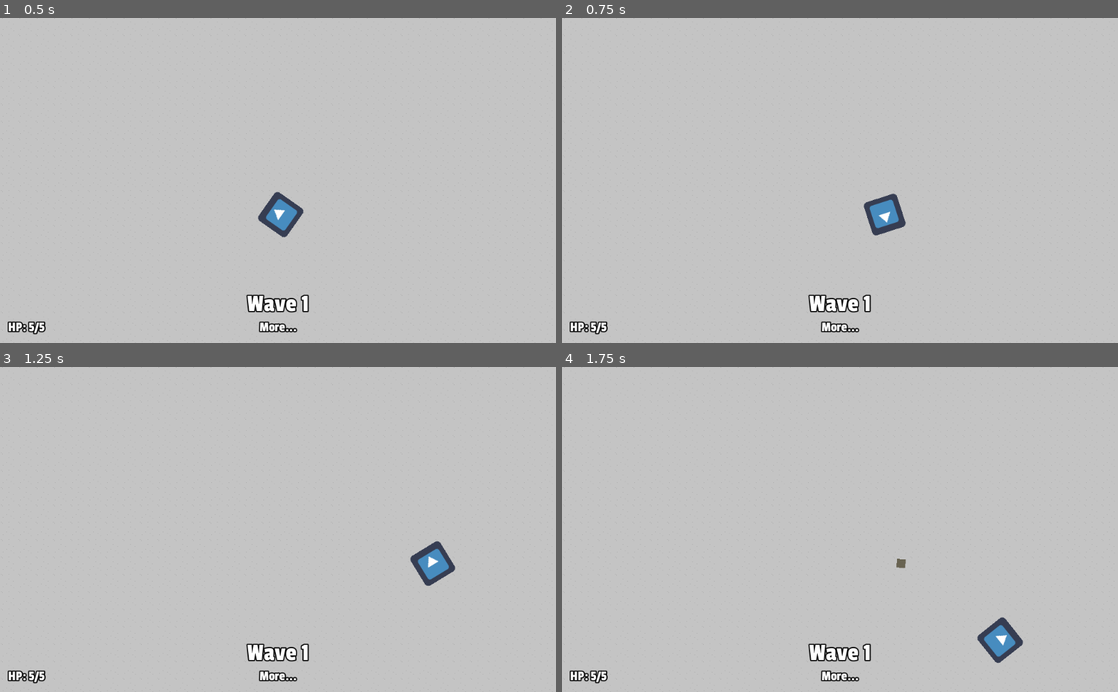
Above: before the commit, frames 1-4 (two rows, left to right).
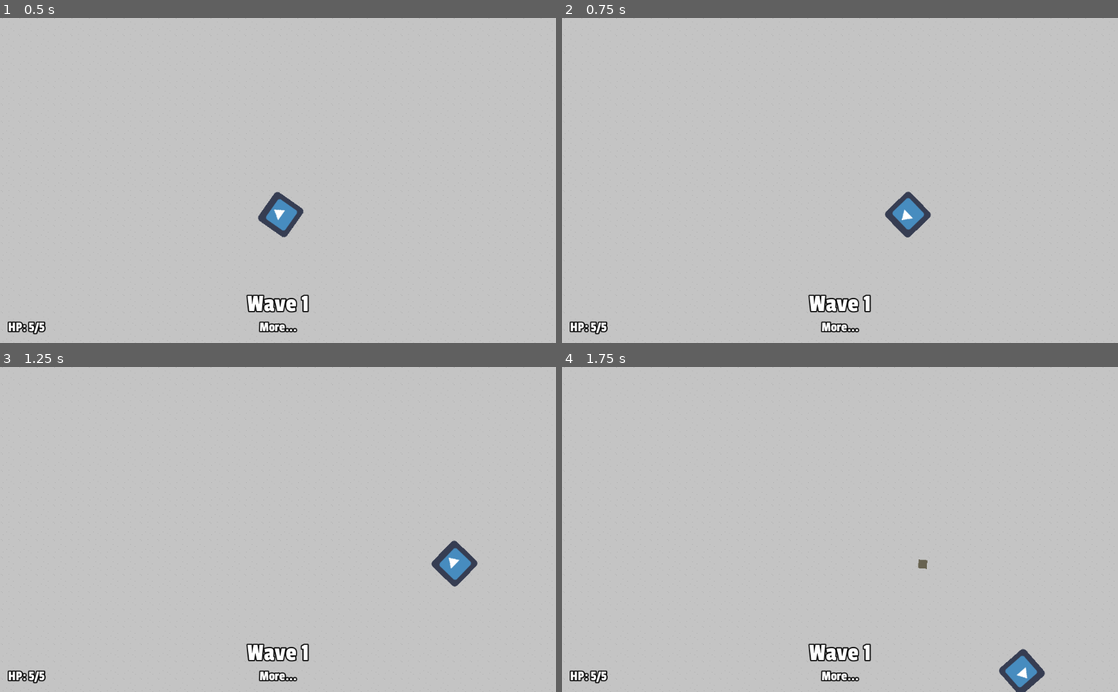
Above: after the commit, the same moments.

Repository: stuson/go-godot-4-game-jam
Game: Godot game, scene res://stages/Level.tscn
Same seed, same stepped clock (60 frames per second), same inputs: the game is played once before the commit and once after it. The engine's default icon, where the game draws it, is replaced by a stand-in: a white triangle on a blue panel in a dark square.
Inputs (mouse positions are in pixels of both pictures, inside the frame that each line leads up to):
- Up to frame 1 (0.5 s): no input
- Up to frame 2 (0.75 s): tap Enter at 0.5 s; move the mouse to (962, 164) at 0.52 s; hold D (move_right) from 0.53 s (still down); tap Space (roll) at 0.6 s
- Up to frame 3 (1.25 s): keep holding D (move_right)
- Up to frame 4 (1.75 s): move the mouse to (728, 545) at 1.27 s; release D (move_right) at 1.28 s; hold S (move_down) from 1.28 s (still down); click (728, 545) at 1.35 s; tap Space (roll) at 1.55 s

Frame 1 is identical in both runs. In frame 2, 1.1% of the frame differs, in the area x 54-67%, y 53-68%; in frame 3, 1.1%; in frame 4, 1.4%, in the area x 60-87%, y 58-100%.

Commit message:
Adjust roll

Diff:
--- a/characters/player/Player.gd
+++ b/characters/player/Player.gd
@@ -1,7 +1,7 @@
 extends KinematicBody2D
 
 var speed = 200
-var roll_speed = 600
+var roll_speed = 1000
 var direction: Vector2
 var velocity = Vector2.ZERO
 var equipped_weapon
--- a/characters/player/Player.tscn
+++ b/characters/player/Player.tscn
@@ -70,7 +70,7 @@
 shape = SubResource( 3 )
 
 [node name="RollTimer" type="Timer" parent="."]
-wait_time = 0.5
+wait_time = 0.3
 one_shot = true
 
 [node name="BlinkTimer" type="Timer" parent="."]
